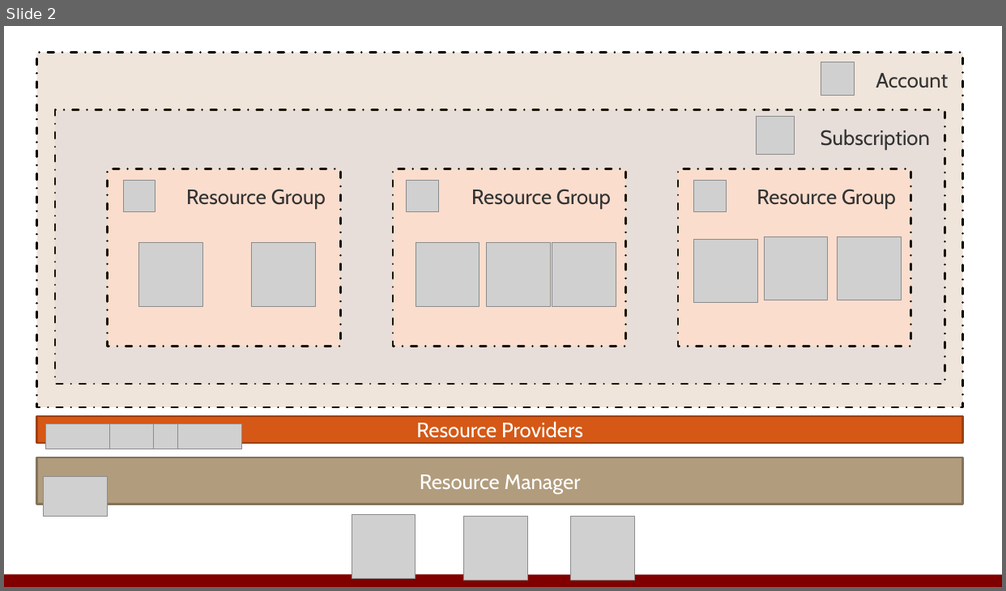
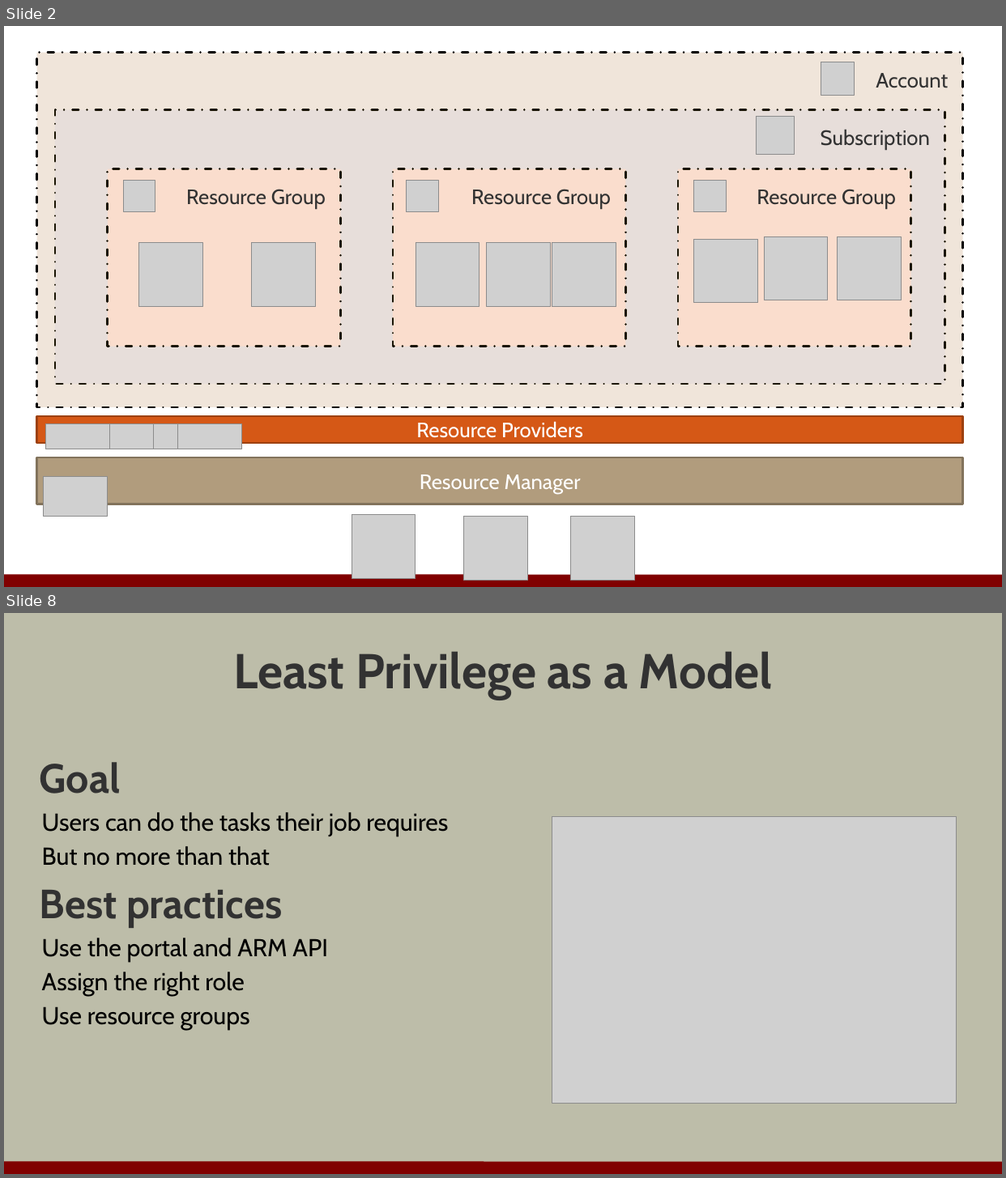
Before and after one commit to OdeToCode/classes, a slide deck: azure/secure-services-m2-automation.pptx. Shown one above the other, each under a label of ours: slide 2 before the commit, slides 2 and 8 after it; the slides between them are not shown. The pictures are 1006x591 and 1006x1178 pixels, drawn with LibreOffice and Linux fonts; fonts in the diff are those of the drawing; grey boxes stand for pictures; background and template pictures are left out. Boxes give left, top, right and bottom in pixels: in the first picture for what was removed or moved away, otherwise in the second. Text is boxed around its words. In the diff, an @@ line names an element or a change of style, - is before the commit and + after.

```diff
--- a/azure/secure-services-m2-automation.pptx
+++ b/azure/secure-services-m2-automation.pptx
@@ slide 8 added at (x1=4, y1=613, x2=1002, y2=1174), background #BDBDA9; not listed: 1 template element that a slide beside it also shows @@
@@ title added at (x1=233, y1=651, x2=773, y2=699), 47.1 pt, text #323232, bold @@
+Least Privilege as a Model
@@ text added at (x1=40, y1=762, x2=448, y2=1030), 23.5 pt, text #000000 @@
+Goal
+  Users can do the tasks their job requires
+  But no more than that
+Best practices
+  Use the portal and ARM API
+  Assign the right role
+  Use resource groups
@@ picture added at (x1=552, y1=817, x2=957, y2=1104) @@
```
Also in this commit, not shown: 18 other slides added, 4 other files.
